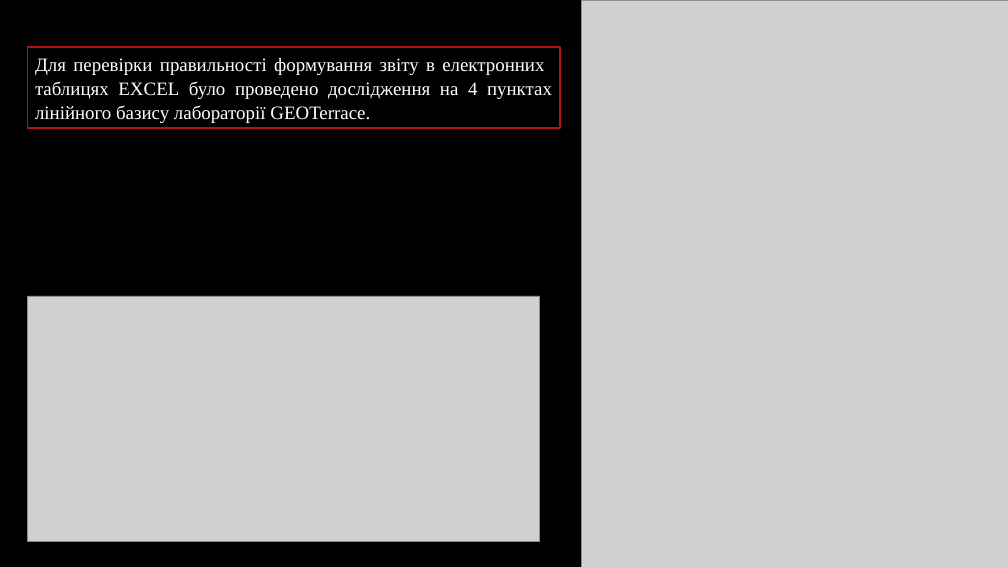
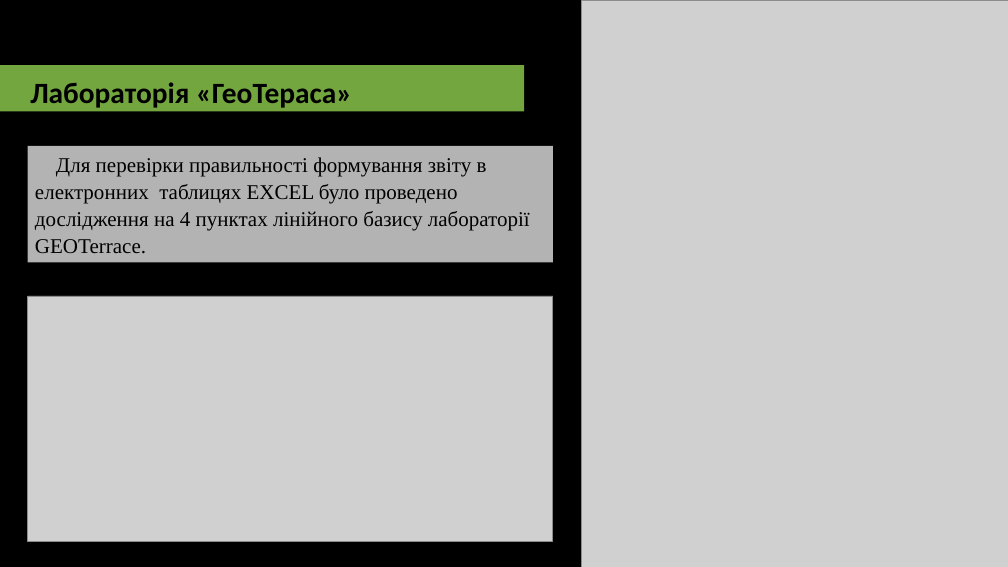
Before and after one commit to KeinOhrHasen/FormatStandardify, a slide deck: slide 12 of files/Doc/main.pptx (slide 11 before the commit). Drawn at 1008x567 pixels with LibreOffice and Linux fonts; fonts in the diff are those of the drawing; grey boxes stand for pictures; background and template pictures are left out. Boxes give left, top, right and bottom in pixels: in the first picture for what was removed or moved away, otherwise in the second. Text is boxed around its words. In the diff, an @@ line names an element or a change of style, - is before the commit and + after.

```diff
--- a/files/Doc/main.pptx
+++ b/files/Doc/main.pptx
@@ rectangle added at (x1=0, y1=65, x2=524, y2=111), fill #92D050 at 80% opacity, 28 pt, text #000000, bold @@
+Лабораторія «ГеоТераса»
@@ rectangle "Для перевірки правильності формування звіту ..." resized from (x1=27, y1=47, x2=560, y2=128) to (x1=27, y1=146, x2=553, y2=262) @@
@@ rectangle "Для перевірки правильності формування звіту ..." at (x1=27, y1=146, x2=553, y2=262): size 18 to 20 pt, text colour #FFFFFF to #000000; alignment justified to left; fill #000000 at 50% opacity to #FFFFFF at 70% opacity; outline #B01513 1.5 pt to none @@
@@ picture resized from (x1=27, y1=296, x2=540, y2=541) to (x1=27, y1=296, x2=553, y2=541) @@
```
Also in this commit, not shown: 9 other slides changed, 5 slides added, 2 slides removed.
